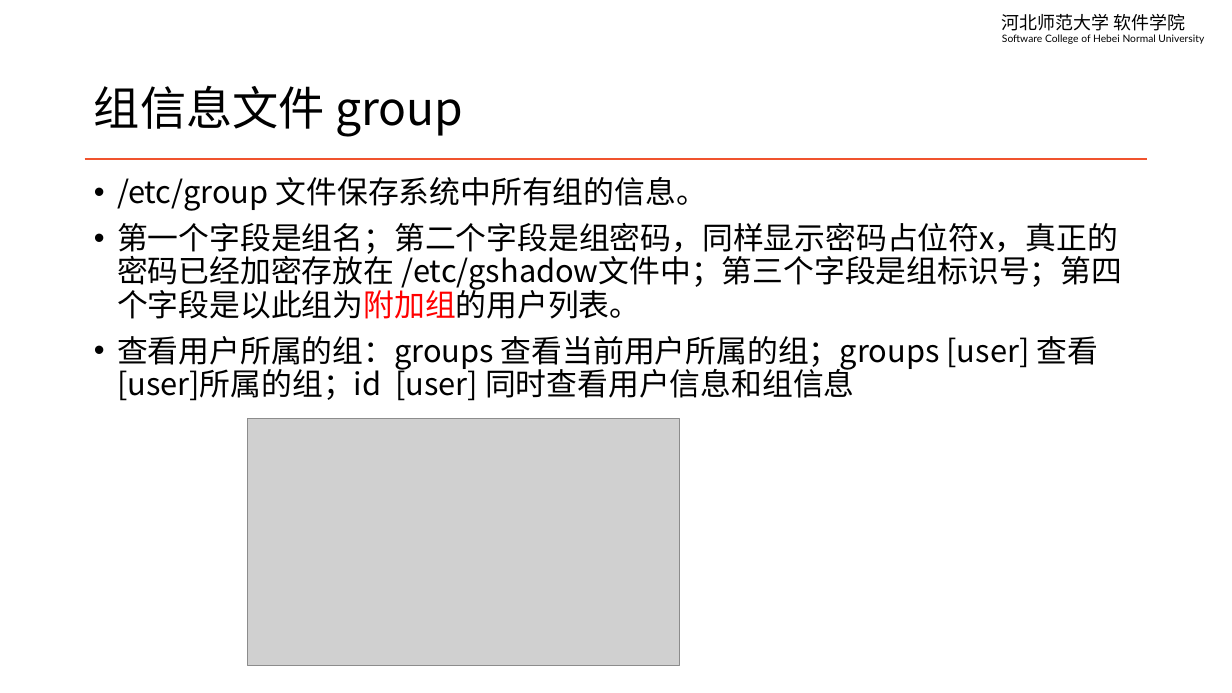
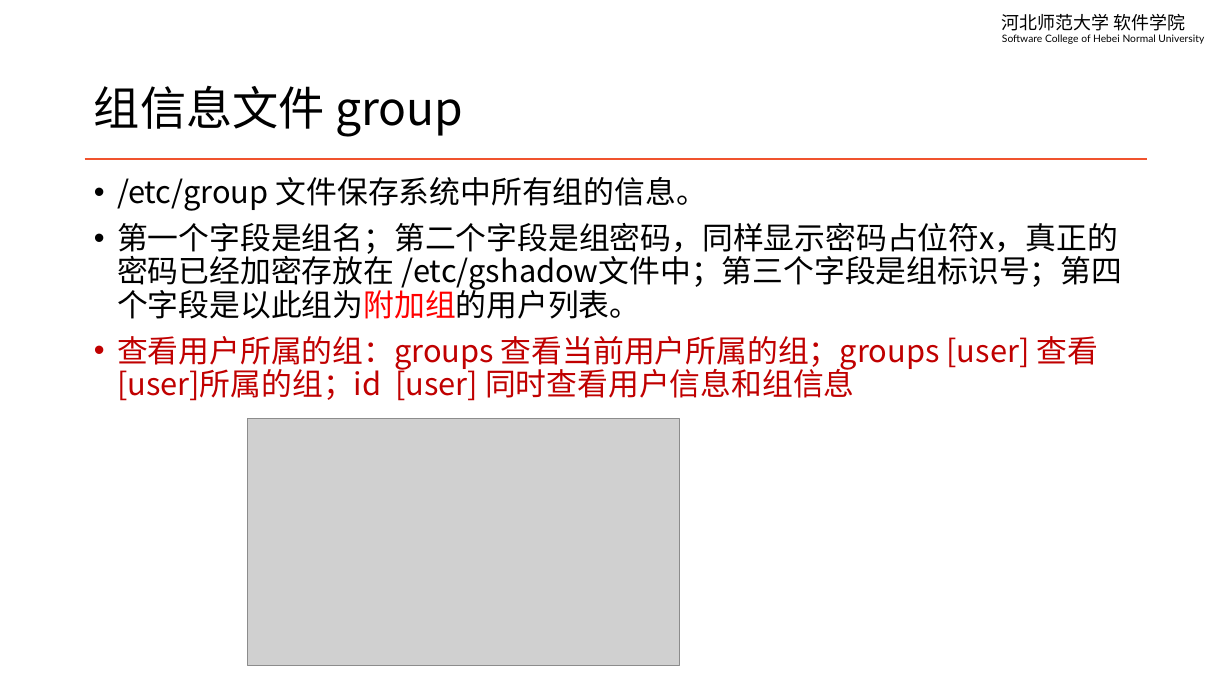
Before and after one commit to edu2act/course-linux-system, a slide deck: slide 7 of materials/slides/ch05-user-managment.pptx. Drawn at 1232x693 pixels with LibreOffice and Linux fonts; fonts in the diff are those of the drawing; grey boxes stand for pictures. Boxes give left, top, right and bottom in pixels: in the first picture for what was removed or moved away, otherwise in the second. Text is boxed around its words. In the diff, an @@ line names an element or a change of style, - is before the commit and + after.

```diff
--- a/materials/slides/ch05-user-managment.pptx
+++ b/materials/slides/ch05-user-managment.pptx
@@ text at <box>117,336,1098,401</box>: text colour #000000 to #C00000 in "查看用户所属的组：groups 查看当前用户所属的组；groups [user] 查看[user]所属的组；id [us ..." @@
```
Also in this commit, not shown: 3 other slides changed, 1 slide added, 1 other file.
